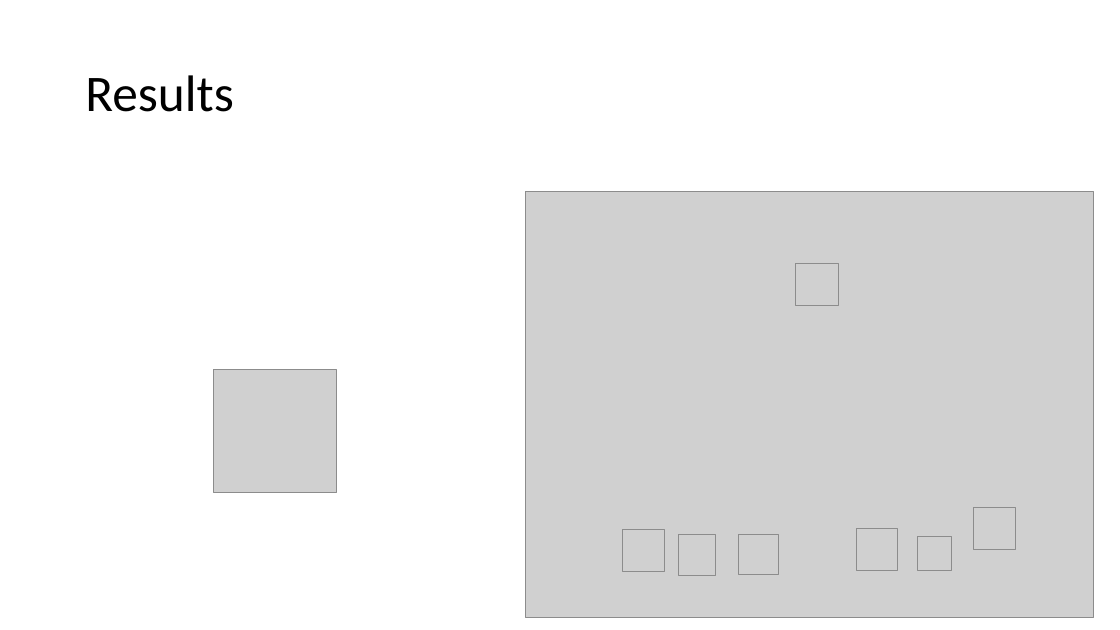
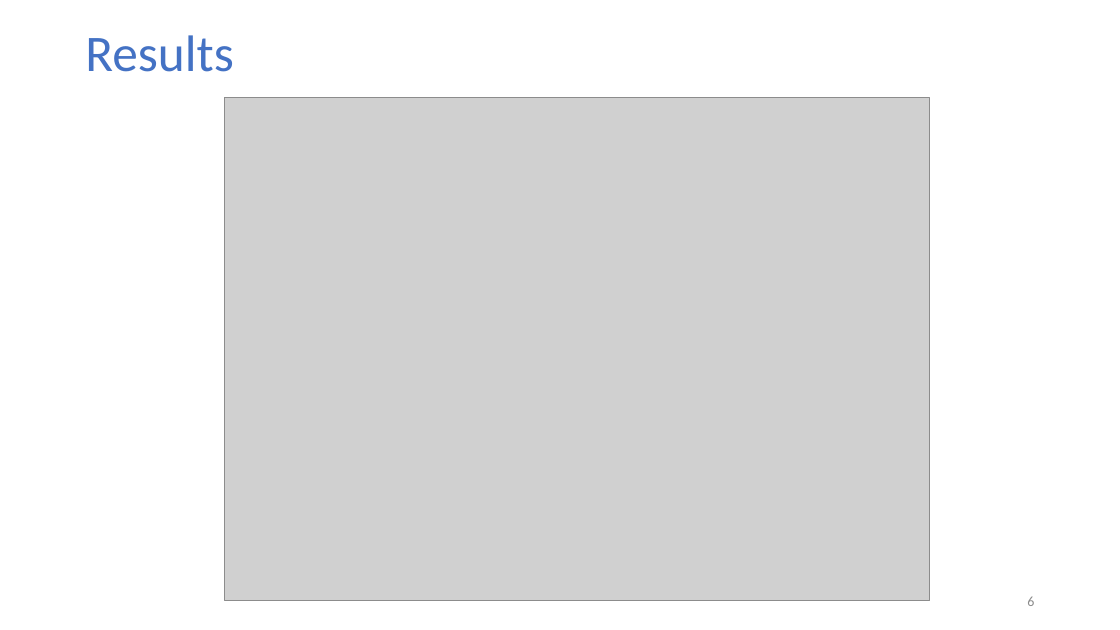
Before and after one commit to GitHub-ccd/emoJ, a slide deck: slide 6 of ppt/MOD_5.pptx. Drawn at 1120x630 pixels with LibreOffice and Linux fonts; fonts in the diff are those of the drawing; grey boxes stand for pictures; background and template pictures are left out. Boxes give left, top, right and bottom in pixels: in the first picture for what was removed or moved away, otherwise in the second. Text is boxed around its words. In the diff, an @@ line names an element or a change of style, - is before the commit and + after.

```diff
--- a/ppt/MOD_5.pptx
+++ b/ppt/MOD_5.pptx
@@ title "Results": place and size @@
-title "Results" at bbox=[85, 75, 234, 112]
+title "Results" at bbox=[85, 35, 234, 72]
@@ title "Results" at bbox=[85, 35, 234, 72]: text colour #000000 to #4472C4 @@
@@ picture added at bbox=[225, 98, 930, 602] @@
@@ picture removed at bbox=[526, 192, 1094, 618] @@
@@ picture removed at bbox=[796, 264, 839, 306] @@
@@ picture removed at bbox=[213, 370, 336, 492] @@
@@ picture removed at bbox=[974, 508, 1016, 550] @@
@@ picture removed at bbox=[623, 529, 665, 571] @@
@@ picture removed at bbox=[679, 534, 716, 576] @@
@@ picture removed at bbox=[739, 534, 779, 575] @@
@@ picture removed at bbox=[857, 529, 898, 571] @@
@@ picture removed at bbox=[918, 537, 952, 571] @@
```
Also in this commit, not shown: 6 other slides changed, 1 slide added, 1 slide removed, 2 other files.
